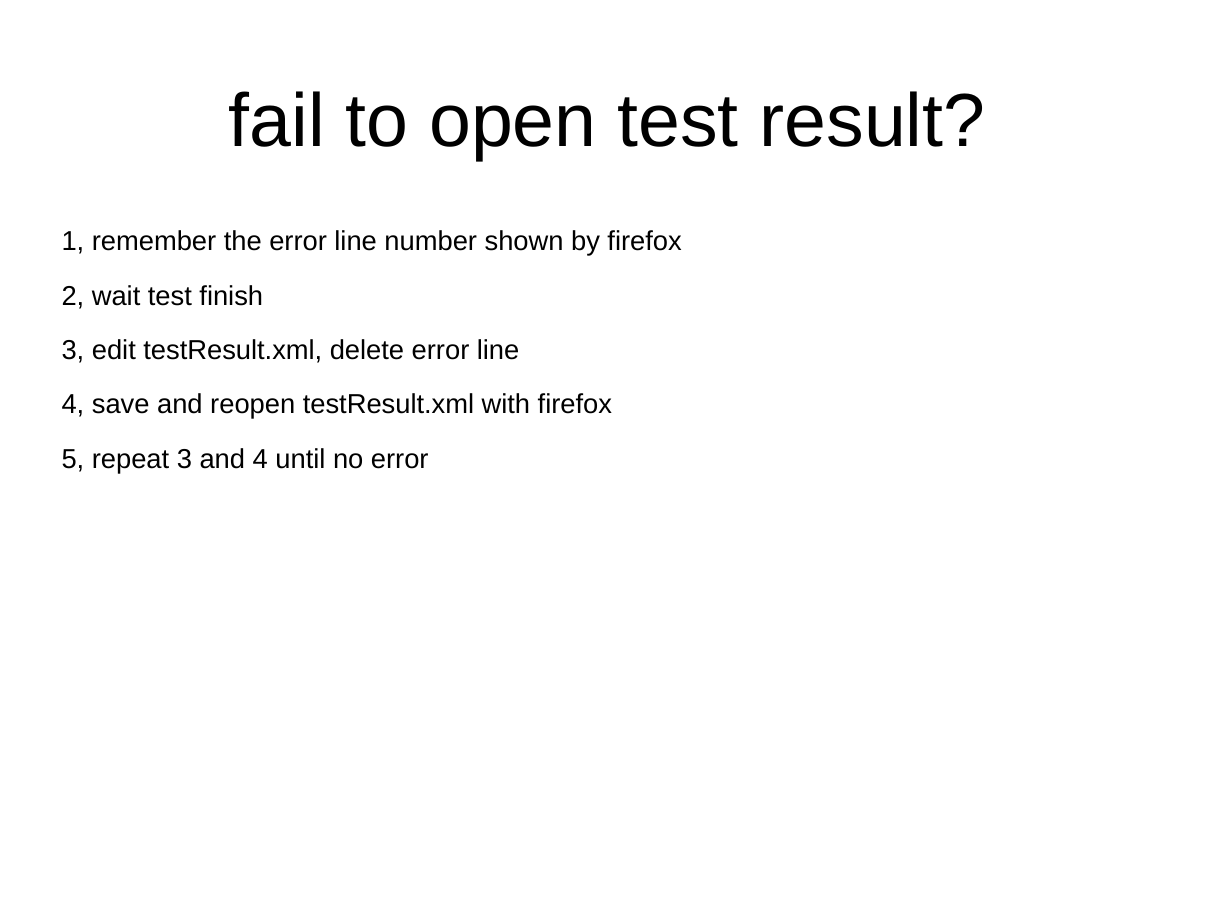
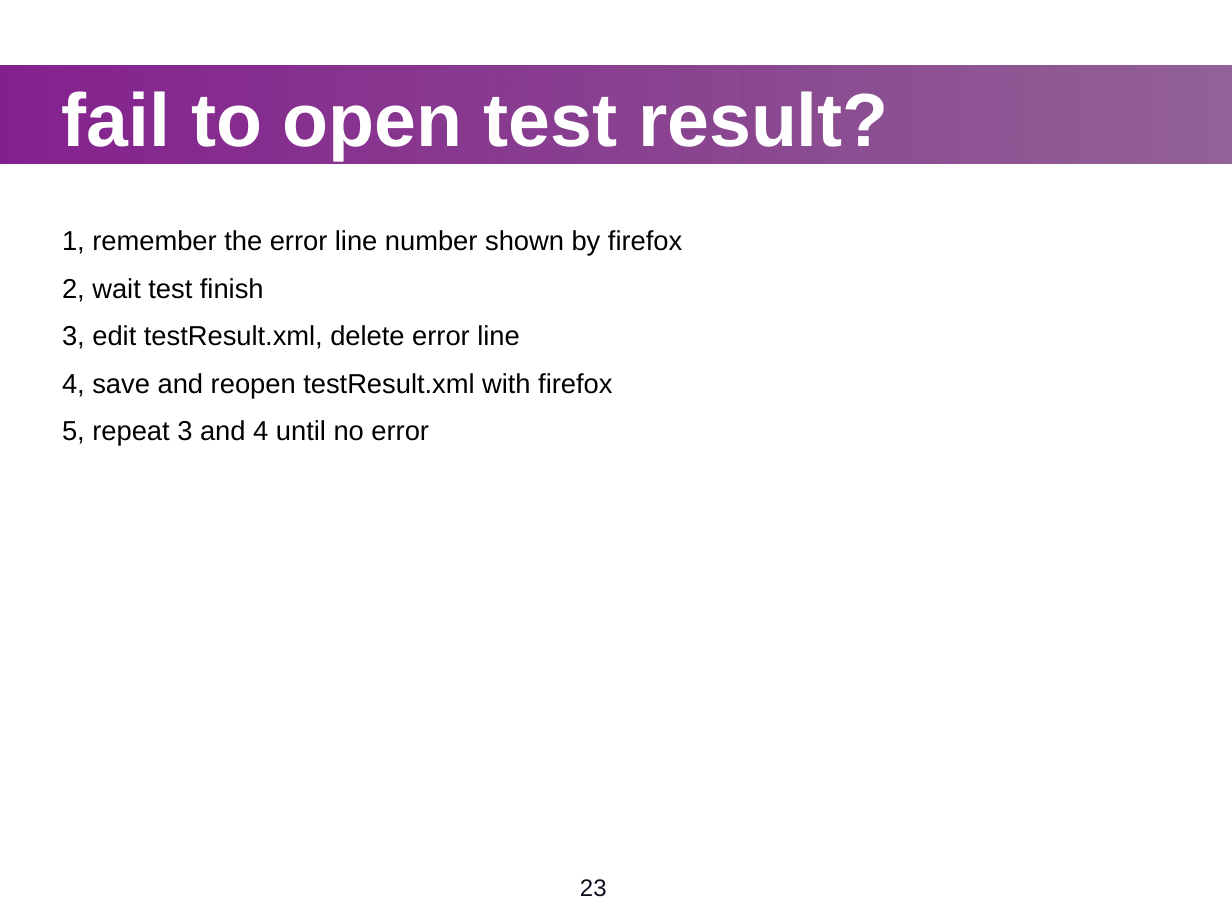
Before and after one commit to widerules/system-information, a slide deck: slide 23 of cts/CTS-training.ppt. Drawn at 1232x924 pixels with LibreOffice and Linux fonts; fonts in the diff are those of the drawing; background and template pictures are left out. Boxes give left, top, right and bottom in pixels: in the first picture for what was removed or moved away, otherwise in the second. Text is boxed around its words. In the diff, an @@ line names an element or a change of style, - is before the commit and + after.

Commit message:
jingtao: change style for all CTS slides

```diff
--- a/cts/CTS-training.ppt
+++ b/cts/CTS-training.ppt
@@ text "fail to open test result?" at (62, 91, 889, 161): text colour #000000 to #FFFFFF, bold on; alignment centre to left @@
@@ rectangle added at (0, 65, 1232, 163), fill gradient #85218F to #611868 @@
@@ text "1, remember the error line ..." at (62, 230, 682, 446): indent changed; less space between paragraphs @@
@@ page number added at (580, 879, 607, 897), 14 pt, text #120B1E @@
+23
```
Also in this commit, not shown: 36 other slides changed, 2 slides added, 3 slides removed, 2 other files.
